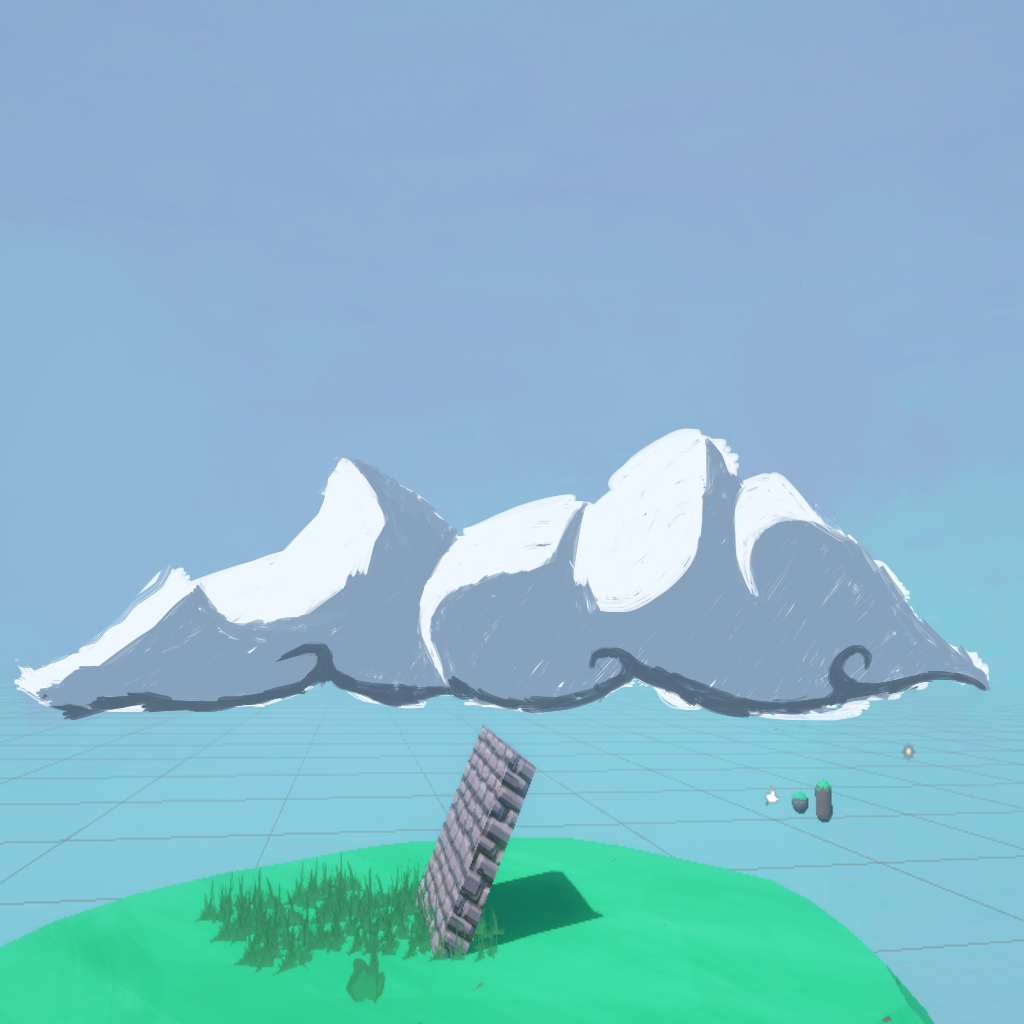
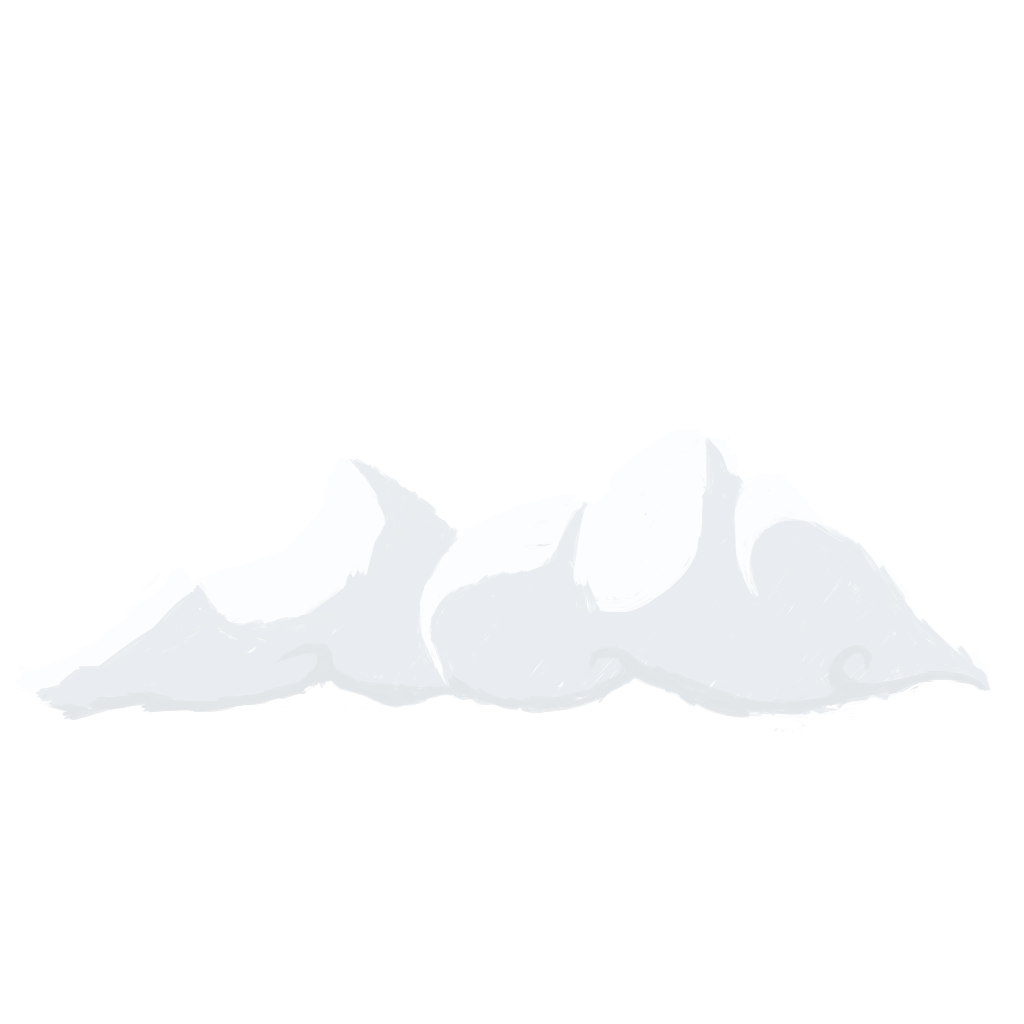
Comparing the layer stacks of the two 1024 × 1024 images. Changes:
hid "Paint Layer 8", painted on it over [0, 576, 1024, 768]
added layer "Copy of Paint Layer 4" above "Paint Layer 6" over [0, 0, 1024, 1024]
hid "Paint Layer 6" over [0, 0, 1024, 768]
hid "Paint Layer 4", painted on it over [0, 384, 1024, 1024]
hid "Paint Layer 10 (pasted)" over [0, 0, 1024, 1024]